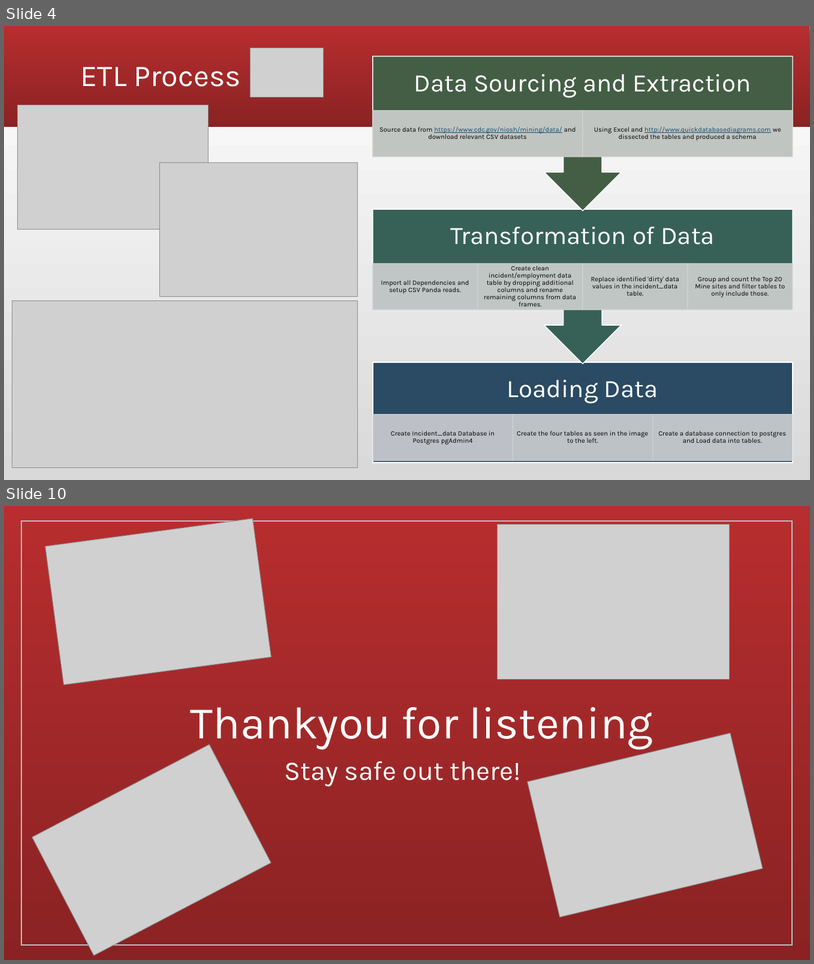
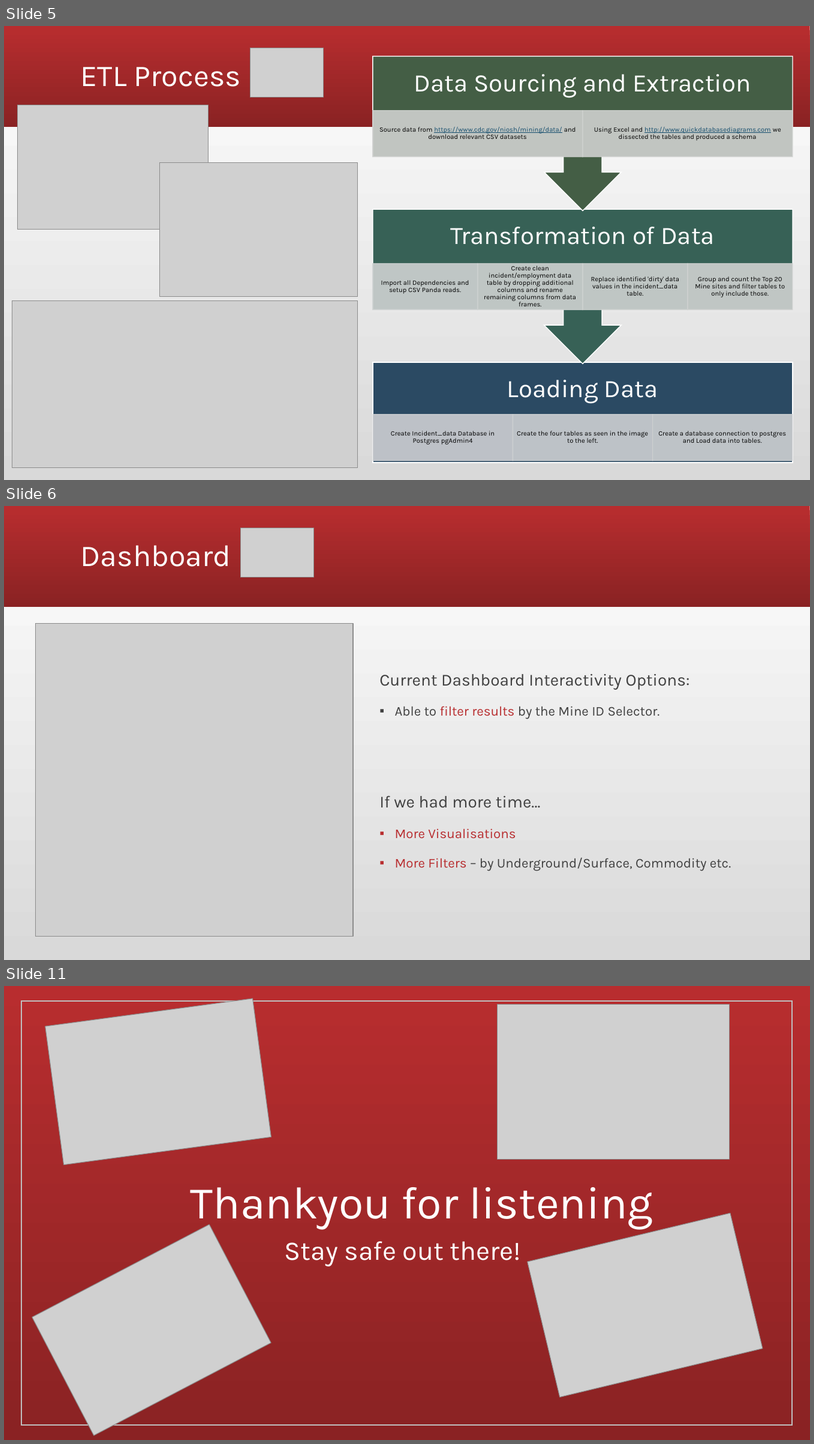
Before and after one commit to granttowers/Project_2, a slide deck: Project 2.pptx. Shown one above the other, each under a label of ours: slides 4 and 10 before the commit, slides 5, 6 and 11 after it; the slides between them are not shown. The pictures are 814x964 and 814x1444 pixels, drawn with LibreOffice and Linux fonts; fonts in the diff are those of the drawing; grey boxes stand for pictures. Boxes give left, top, right and bottom in pixels: in the first picture for what was removed or moved away, otherwise in the second. Text is boxed around its words. In the diff, an @@ line names an element or a change of style, - is before the commit and + after.

```diff
--- a/Project 2.pptx
+++ b/Project 2.pptx
@@ slide 6 added at [4,506,810,960], background gradient #D9D9D9 to #FFFFFF; not listed: 1 template element that a slide beside it also shows @@
@@ picture added at [240,528,314,577] @@
@@ title added at [81,545,231,567], 36 pt, text #FFFFFF @@
+Dashboard
@@ picture added at [35,624,353,936] @@
@@ text added at [380,674,731,871], 16 pt, text #404040 @@
+Current Dashboard Interactivity Options:
+▪ Able to filter results by the Mine ID Selector.
+If we had more time…
+▪ More Visualisations
+▪ More Filters – by Underground/Surface, Commodity etc.
@@ what was slide 4 is now slide 5 @@
@@ what was slide 10 is now slide 11 @@
```
Also in this commit, not shown: 3 slides changed, 3 other slides added, 3 slides removed.
